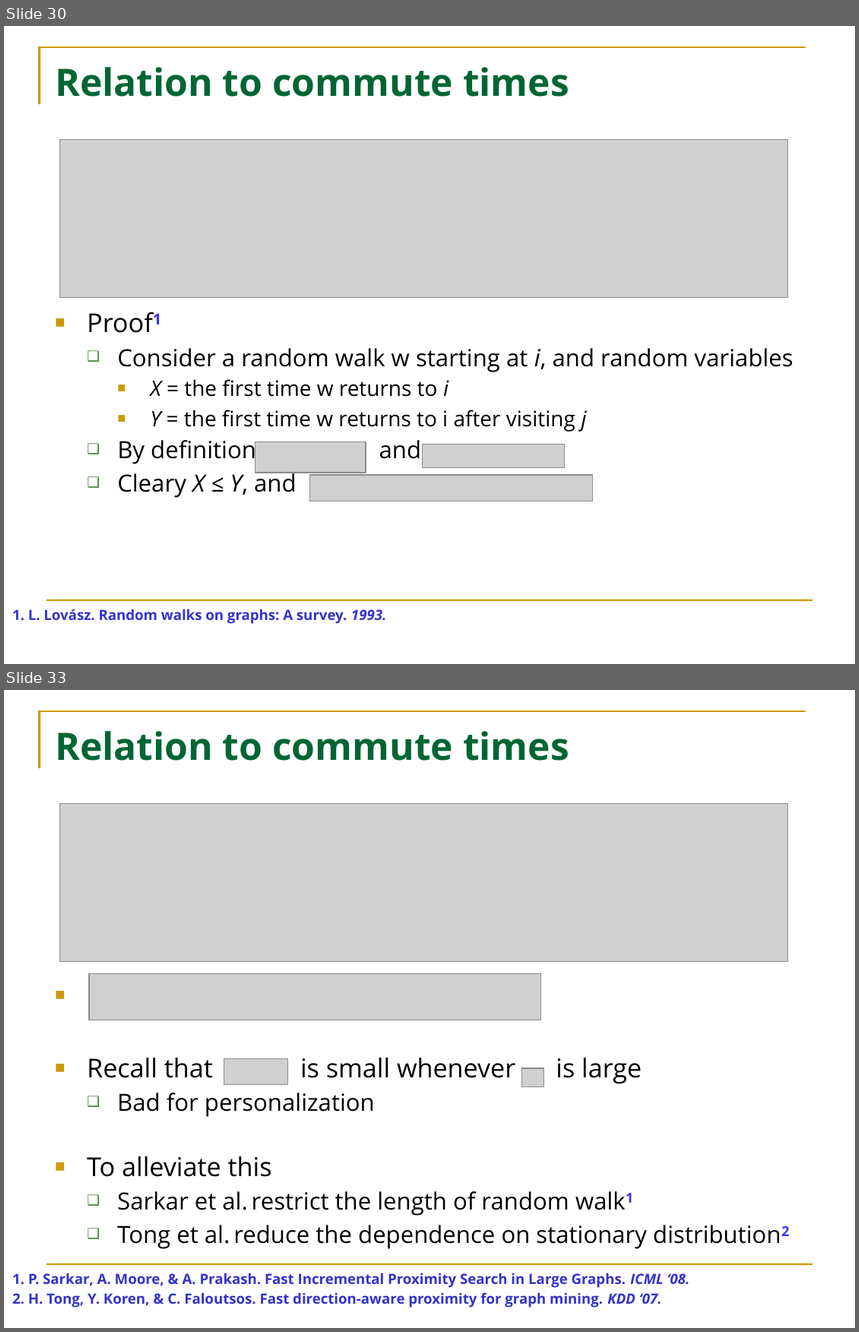
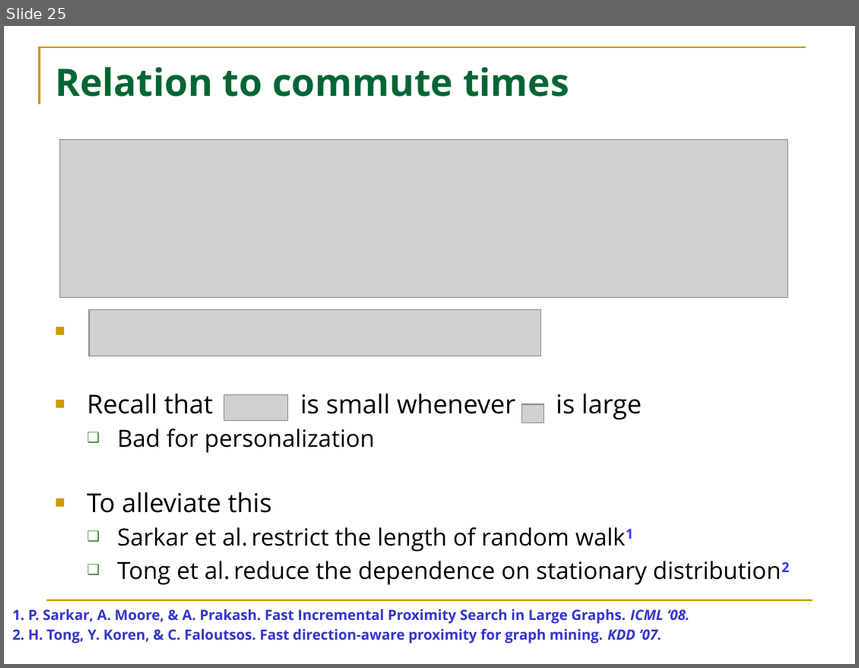
Before and after one commit to HuanSGT/rw-dir-prox, a slide deck: rw-pdf.pptx. Shown one above the other, each under a label of ours: slides 30 and 33 before the commit, slide 25 after it; the slides between them are not shown. The pictures are 859x1332 and 859x668 pixels, drawn with LibreOffice and Linux fonts; fonts in the diff are those of the drawing; grey boxes stand for pictures. Boxes give left, top, right and bottom in pixels: in the first picture for what was removed or moved away, otherwise in the second. Text is boxed around its words. In the diff, an @@ line names an element or a change of style, - is before the commit and + after.

```diff
--- a/rw-pdf.pptx
+++ b/rw-pdf.pptx
@@ slide 30 removed at <box>4,26,855,664</box>, background #FFFFFF; not listed: 2 template elements that a slide beside it also shows @@
@@ title removed at <box>55,67,569,97</box> @@
-Relation to commute times
@@ picture removed at <box>60,139,788,297</box> @@
@@ text removed at <box>117,348,794,498</box> @@
-■ Proof1
-  ❑ Consider a random walk w starting at i, and random variables
-    ■ X = the first time w returns to i
-    ■ Y = the first time w returns to i after visiting j
-  ❑ By definition and
-  ❑ Cleary X ≤ Y, and
@@ picture removed at <box>255,442,366,473</box> @@
@@ picture removed at <box>423,445,565,468</box> @@
@@ picture removed at <box>310,475,593,502</box> @@
@@ text removed at <box>12,609,386,624</box> @@
-1. L. Lovász. Random walks on graphs: A survey. 1993.
@@ what was slide 33 is now slide 25 @@
```
Also in this commit, not shown: 4 slides changed, 7 other slides removed, 4 other files.
